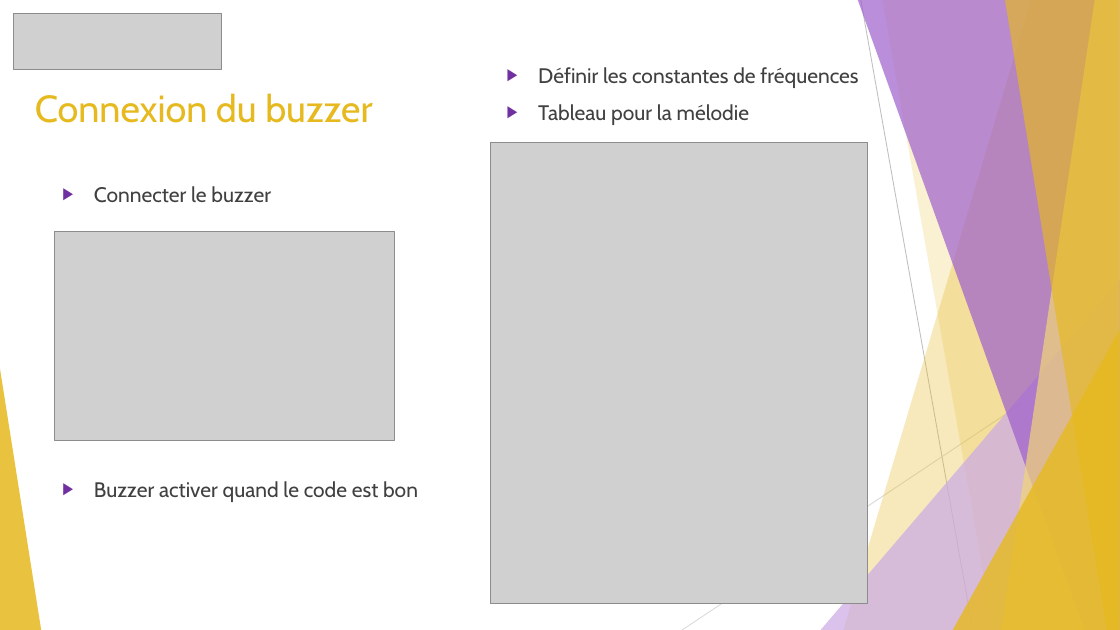
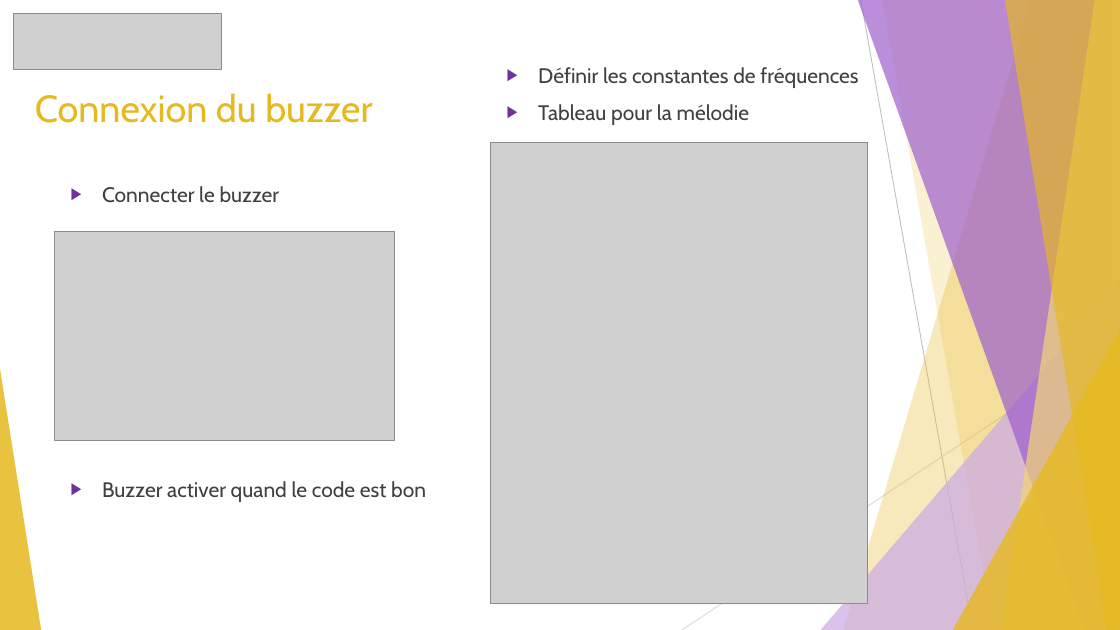
Before and after one commit to GuiguiMvn/Systeme-Escape-Game-Telethon, a slide deck: slide 11 of Cyril/Diapositives/Présentation.pptx. Drawn at 1120x630 pixels with LibreOffice and Linux fonts; fonts in the diff are those of the drawing; grey boxes stand for pictures. Boxes give left, top, right and bottom in pixels: in the first picture for what was removed or moved away, otherwise in the second. Text is boxed around its words. In the diff, an @@ line names an element or a change of style, - is before the commit and + after.

```diff
--- a/Cyril/Diapositives/Présentation.pptx
+++ b/Cyril/Diapositives/Présentation.pptx
@@ text "Connecter le buzzer" moved from (x1=94, y1=186, x2=418, y2=502) to (x1=102, y1=186, x2=426, y2=502) @@
```
Also in this commit, not shown: 6 other files.
